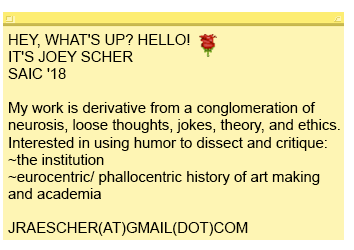
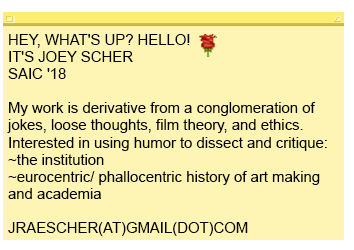
Layers edited between the first and the second 354 × 250 image:
painted on "HEY, WHAT'S UP? HELLO! IT'S JOEY SCHER SAIC '18 My work is de" over left=7, top=119, right=340, bottom=133
